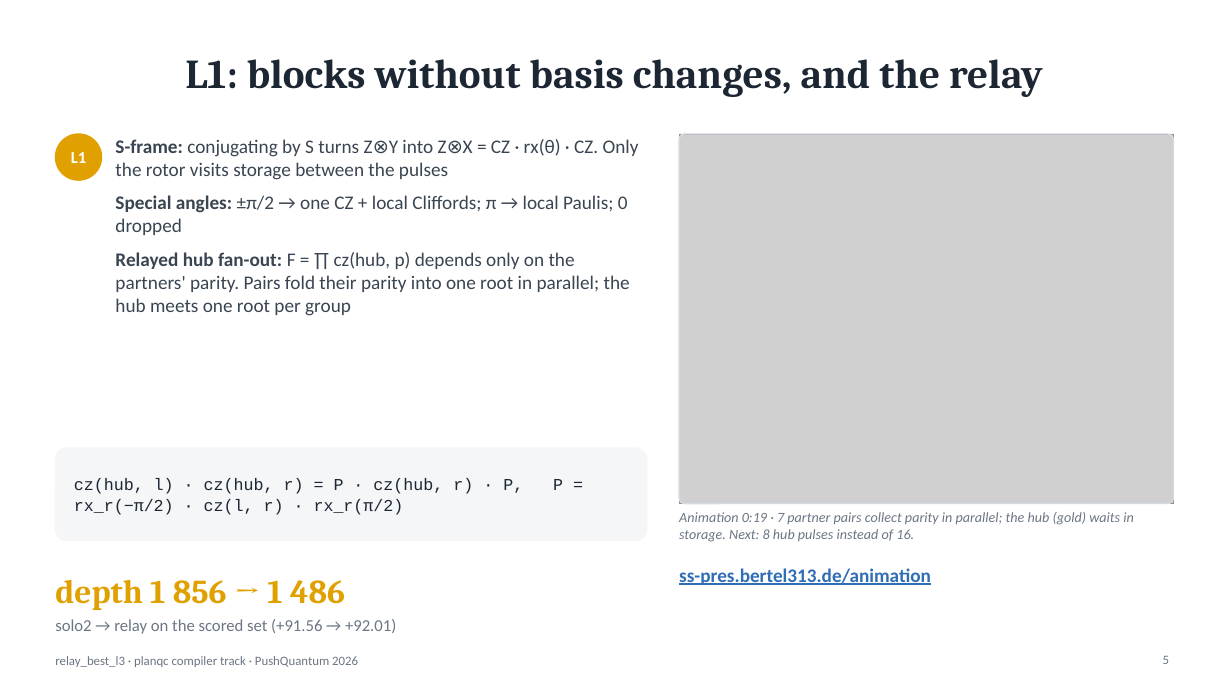
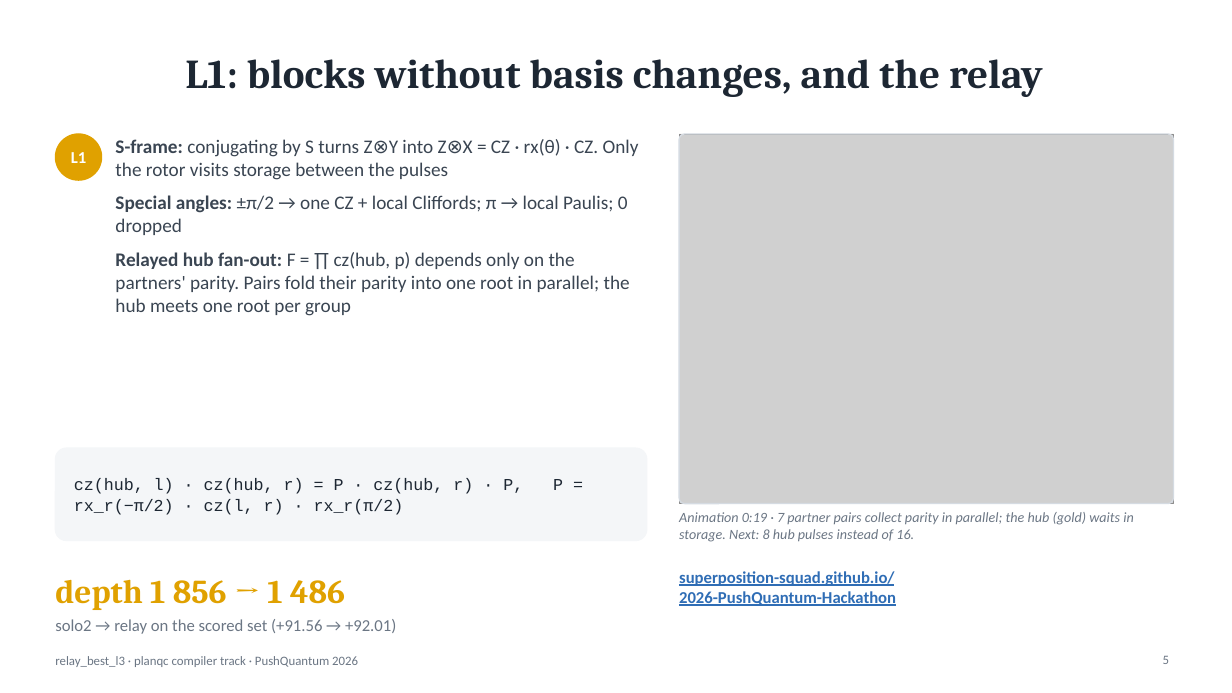
Before and after one commit to Superposition-Squad/2026-PushQuantum-Hackathon, a slide deck: slide 5 of slides/deck/relay_deck.pptx. Drawn at 1232x693 pixels with LibreOffice and Linux fonts; fonts in the diff are those of the drawing; grey boxes stand for pictures. Boxes give left, top, right and bottom in pixels: in the first picture for what was removed or moved away, otherwise in the second. Text is boxed around its words. In the diff, an @@ line names an element or a change of style, - is before the commit and + after.

```diff
--- a/slides/deck/relay_deck.pptx
+++ b/slides/deck/relay_deck.pptx
@@ text at (679, 571, 896, 606): text changed; size 15 to 13 pt @@
-ss-pres.bertel313.de/animation
+superposition-squad.github.io/
+2026-PushQuantum-Hackathon
```
Also in this commit, not shown: 1 other slide changed, 6 other files.
